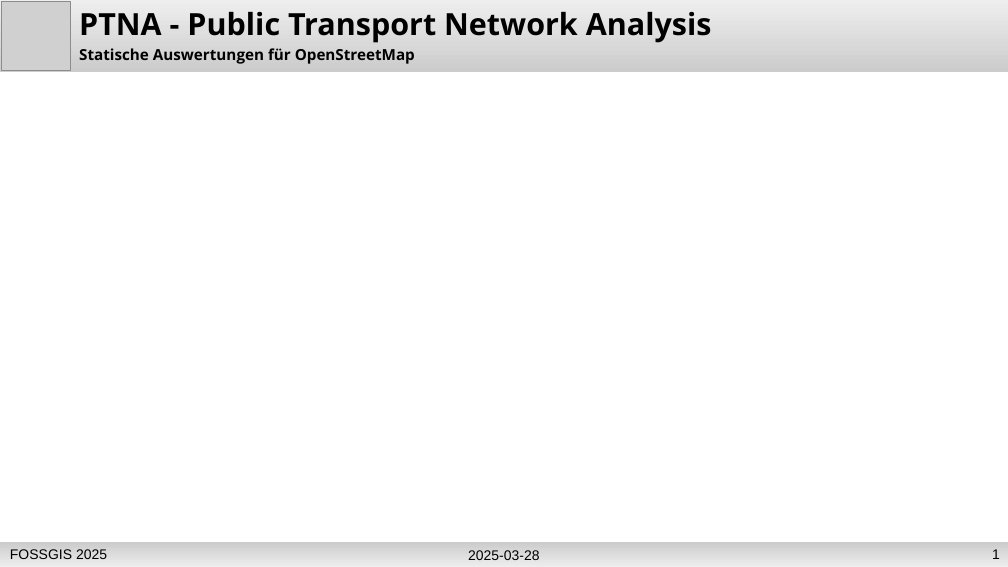
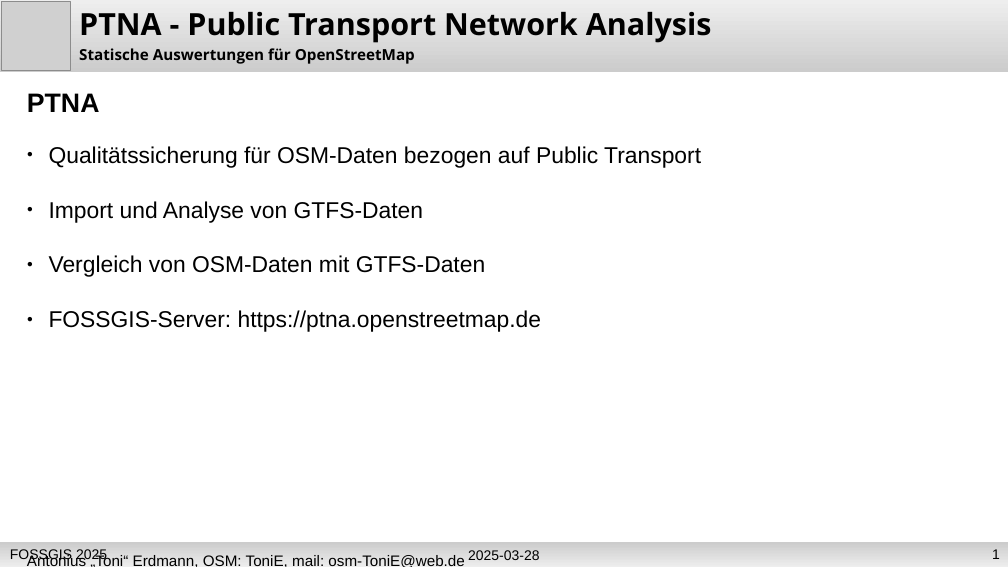
Before and after one commit to osm-ToniE/ptna-www, a slide deck: slide 1 of de/fossgis_2025_PTNA_Erdmann.odp. Drawn at 1008x567 pixels with LibreOffice and Linux fonts; fonts in the diff are those of the drawing; grey boxes stand for pictures. Boxes give left, top, right and bottom in pixels: in the first picture for what was removed or moved away, otherwise in the second. Text is boxed around its words. In the diff, an @@ line names an element or a change of style, - is before the commit and + after.

```diff
--- a/de/fossgis_2025_PTNA_Erdmann.odp
+++ b/de/fossgis_2025_PTNA_Erdmann.odp
@@ text added at <box>27,93,701,567</box>, 18 pt, text #000000 @@
+PTNA
+● Qualitätssicherung für OSM-Daten bezogen auf Public Transport
+● Import und Analyse von GTFS-Daten
+● Vergleich von OSM-Daten mit GTFS-Daten
+● FOSSGIS-Server: https://ptna.openstreetmap.de
+Antonius „Toni“ Erdmann, OSM: ToniE, mail: osm-ToniE@web.de
```
Also in this commit, not shown: 9 other slides changed, 1 slide added.
